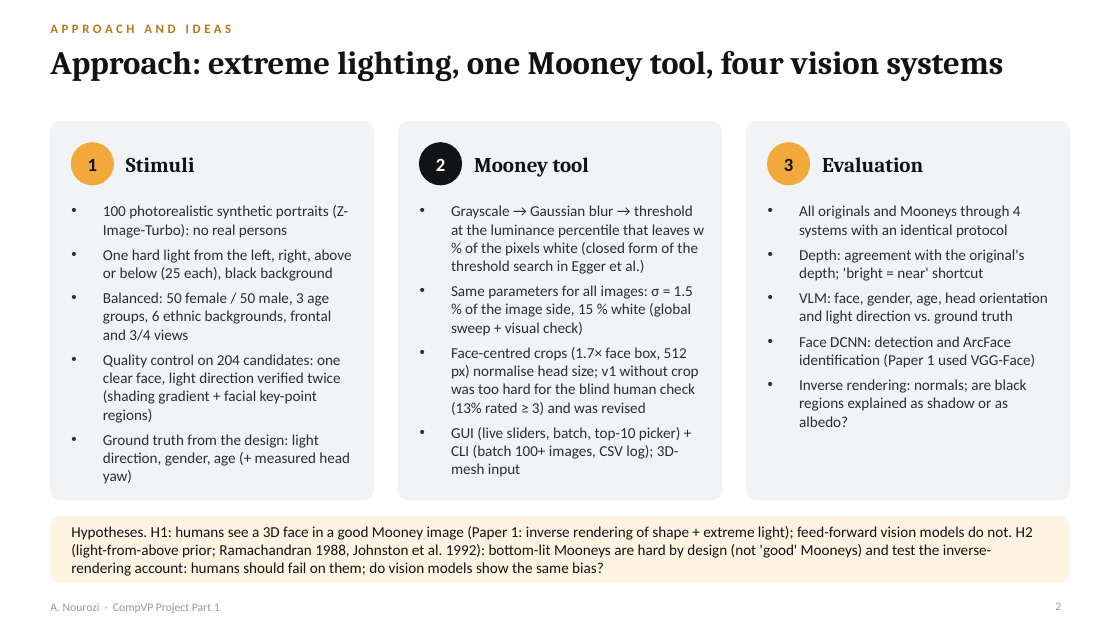
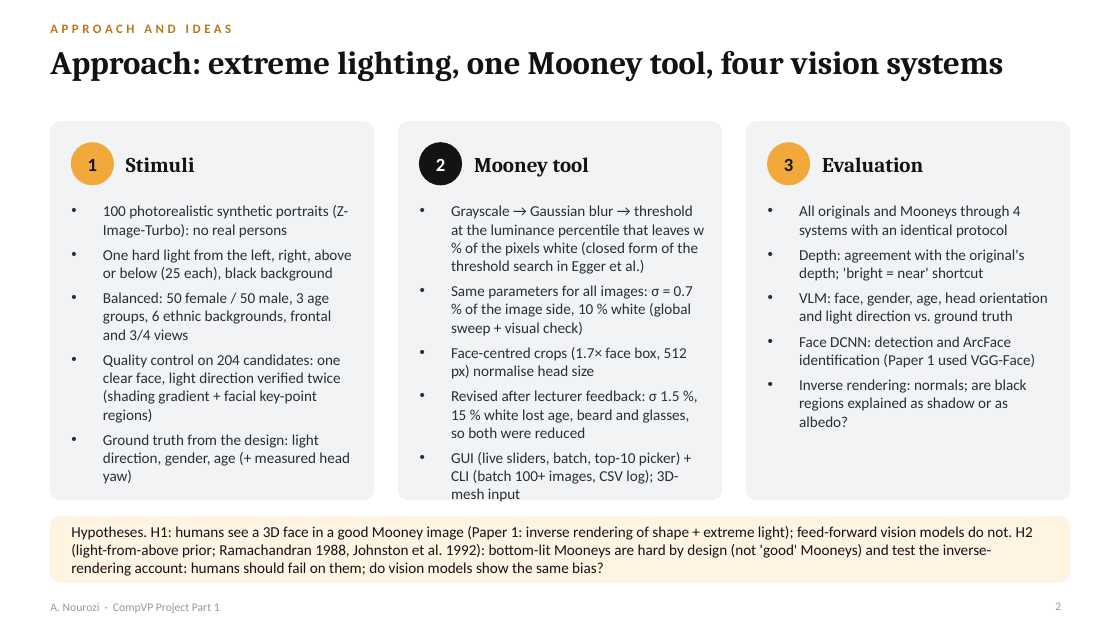
Before and after one commit to Ahmadrezanourozii/computer-vision-models-project, a slide deck: slide 2 of deliverables/Nourozi_23726011_CompVP_Part1.pptx. Drawn at 1120x630 pixels with LibreOffice and Linux fonts; fonts in the diff are those of the drawing. Boxes give left, top, right and bottom in pixels: in the first picture for what was removed or moved away, otherwise in the second. Text is boxed around its words. In the diff, an @@ line names an element or a change of style, - is before the commit and + after.

```diff
--- a/deliverables/Nourozi_23726011_CompVP_Part1.pptx
+++ b/deliverables/Nourozi_23726011_CompVP_Part1.pptx
@@ text at box(451, 285, 693, 438): text changed @@
-• Same parameters for all images: σ = 1.5 % of the image side, 15 % white (global sweep + visual check)
-• Face-centred crops (1.7× face box, 512 px) normalise head size; v1 without crop was too hard for the blind human check (13% rated ≥ 3) and was revised
+• Same parameters for all images: σ = 0.7 % of the image side, 10 % white (global sweep + visual check)
+• Face-centred crops (1.7× face box, 512 px) normalise head size
+• Revised after lecturer feedback: σ 1.5 %, 15 % white lost age, beard and glasses, so both were reduced
```
Also in this commit, not shown: 8 other slides changed, 3 other files.
